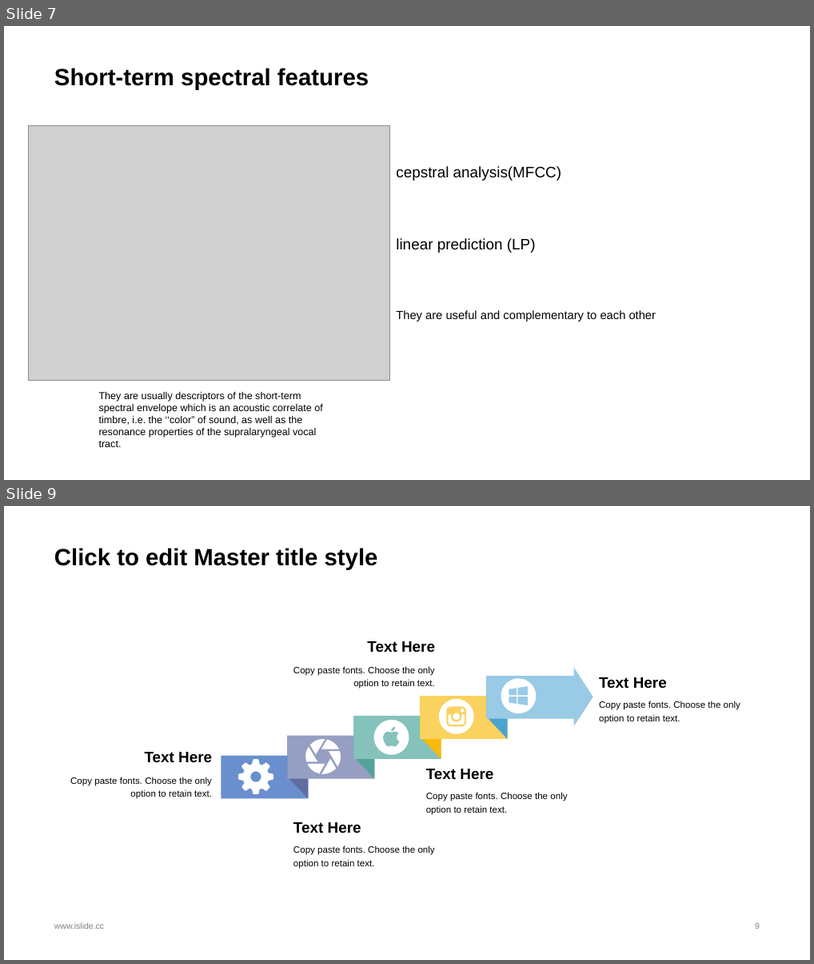
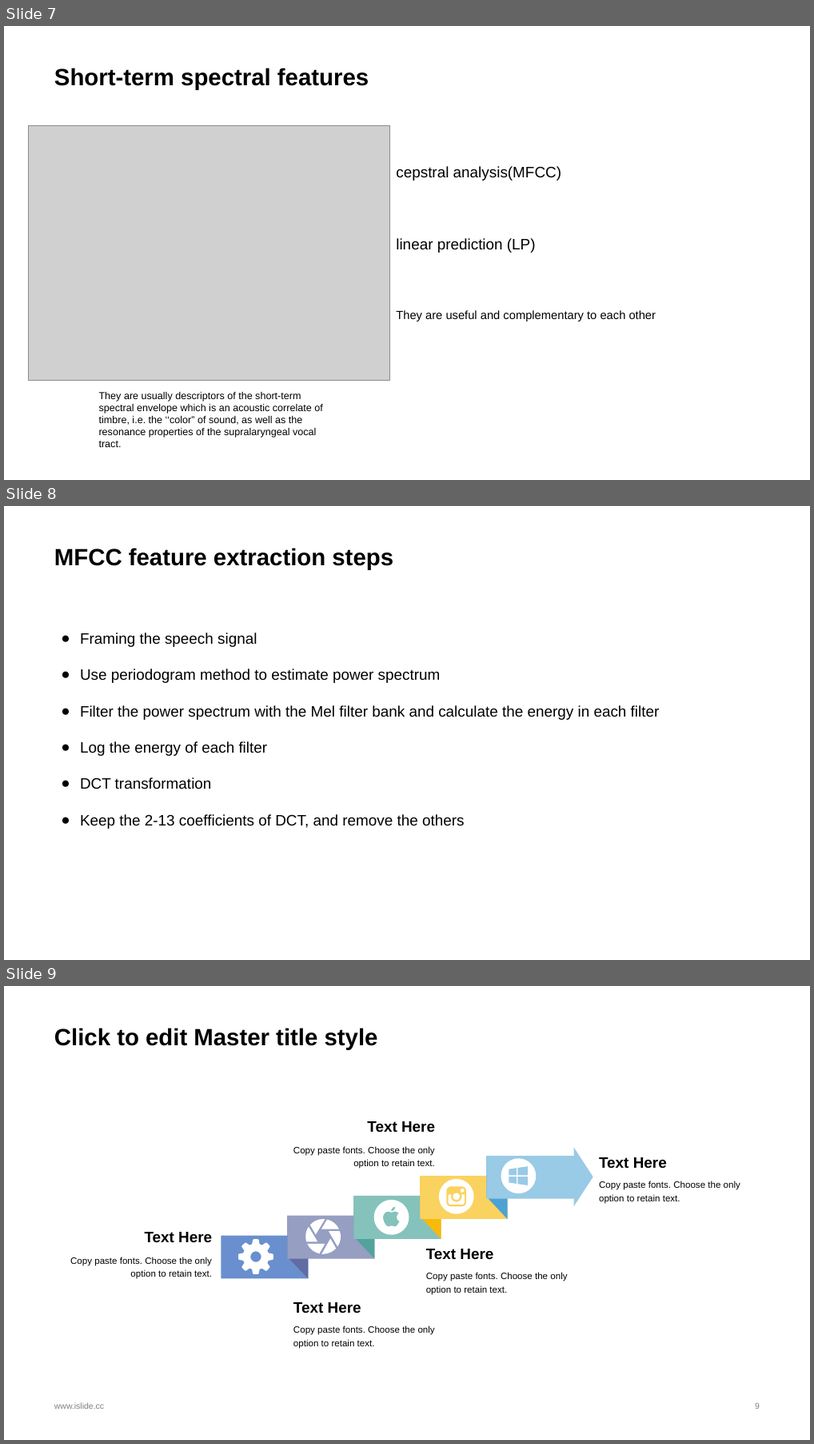
Before and after one commit to WWorange/ASV, a slide deck: now I do/About system and features in ASV/About system and features in ASV.pptx. Shown one above the other, each under a label of ours: slides 7 and 9 before the commit, slides 7, 8 and 9 after it; the slides between them are not shown. The pictures are 814x964 and 814x1444 pixels, drawn with LibreOffice and Linux fonts; fonts in the diff are those of the drawing; grey boxes stand for pictures. Boxes give left, top, right and bottom in pixels: in the first picture for what was removed or moved away, otherwise in the second. Text is boxed around its words. In the diff, an @@ line names an element or a change of style, - is before the commit and + after.

```diff
--- a/now I do/About system and features in ASV/About system and features in ASV.pptx
+++ b/now I do/About system and features in ASV/About system and features in ASV.pptx
@@ slide 8 added at (4, 506, 810, 960), background #FFFFFF @@
@@ title added at (54, 548, 394, 570), 28 pt, text #000000, bold @@
+MFCC feature extraction steps
@@ text added at (80, 632, 660, 828), 18 pt, text #000000 @@
+● Framing the speech signal
+● Use periodogram method to estimate power spectrum
+● Filter the power spectrum with the Mel filter bank and calculate the energy in each filter
+● Log the energy of each filter
+● DCT transformation
+● Keep the 2-13 coefficients of DCT, and remove the others
```
Also in this commit, not shown: 1 slide changed, 1 slide removed.
